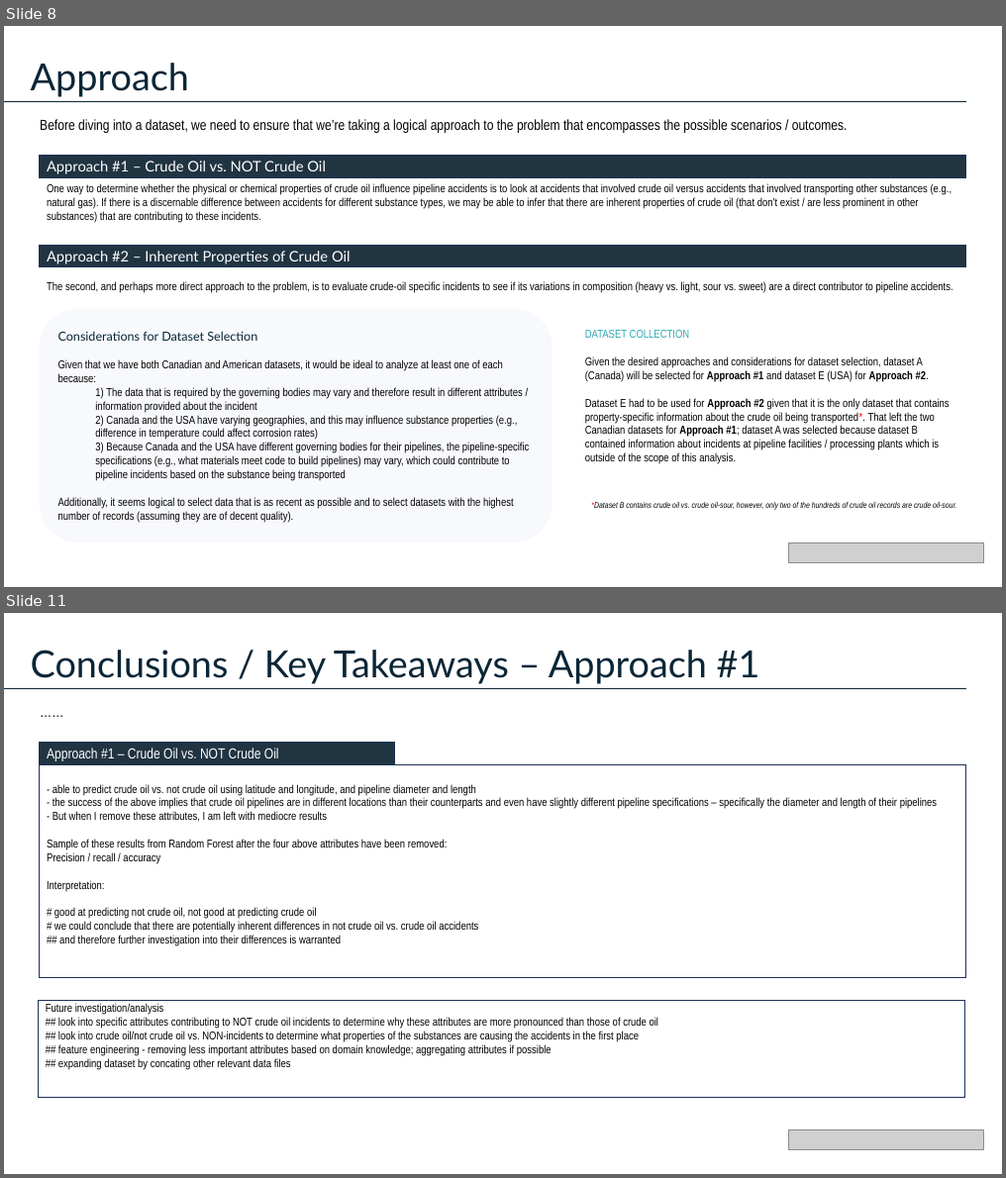
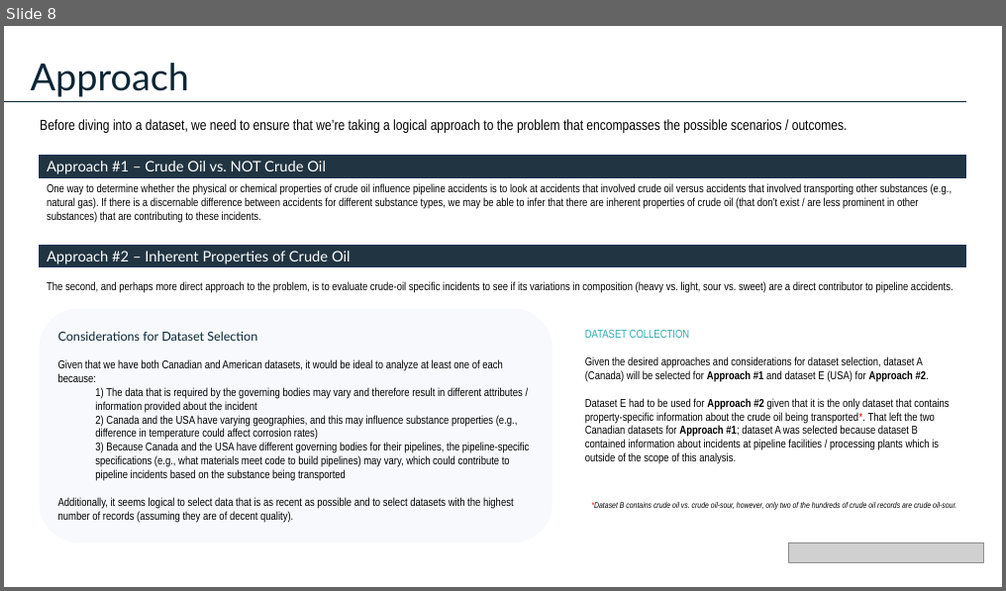
Before and after one commit to cameronmackinnon/crude_oil_accidents, a slide deck: presentations/Pipeline Accidents Presentation v0.pptx. Shown one above the other, each under a label of ours: slides 8 and 11 before the commit, slide 8 after it; the slides between them are not shown. The pictures are 1006x1178 and 1006x591 pixels, drawn with LibreOffice and Linux fonts; fonts in the diff are those of the drawing; grey boxes stand for pictures. Boxes give left, top, right and bottom in pixels: in the first picture for what was removed or moved away, otherwise in the second. Text is boxed around its words. In the diff, an @@ line names an element or a change of style, - is before the commit and + after.

```diff
--- a/presentations/Pipeline Accidents Presentation v0.pptx
+++ b/presentations/Pipeline Accidents Presentation v0.pptx
@@ slide 11 removed at (4, 613, 1002, 1174), background #FFFFFF @@
@@ text removed at (31, 650, 760, 684) @@
-Conclusions / Key Takeaways – Approach #1
@@ line removed from (4, 688) to (966, 688) @@
@@ text removed at (33, 699, 966, 725) @@
-……
@@ rectangle removed at (40, 743, 395, 765) @@
-Approach #1 – Crude Oil vs. NOT Crude Oil
@@ rectangle removed at (40, 765, 966, 977) @@
-- able to predict crude oil vs. not crude oil using latitude and longitude, and pipeline diameter and length
-- the success of the above implies that crude oil pipelines are in different locations than their counterparts and even have slightly different pipeline specifications – specifically the diameter and length of their pipelines
-- But when I remove these attributes, I am left with mediocre results
-Sample of these results from Random Forest after the four above attributes have been removed:
-Precision / recall / accuracy
-Interpretation:
-# good at predicting not crude oil, not good at predicting crude oil
-# we could conclude that there are potentially inherent differences in not crude oil vs. crude oil accidents
-## and therefore further investigation into their differences is warranted
@@ rectangle removed at (38, 1001, 965, 1098) @@
-Future investigation/analysis
-## look into specific attributes contributing to NOT crude oil incidents to determine why these attributes are more pronounced than those of crude oil
-## look into crude oil/not crude oil vs. NON-incidents to determine what properties of the substances are causing the accidents in the first place
-## feature engineering - removing less important attributes based on domain knowledge; aggregating attributes if possible
-## expanding dataset by concating other relevant data files
@@ picture removed at (789, 1130, 985, 1150) @@
```
Also in this commit, not shown: 8 slides changed, 5 slides added, 2 other slides removed, 7 other files.
